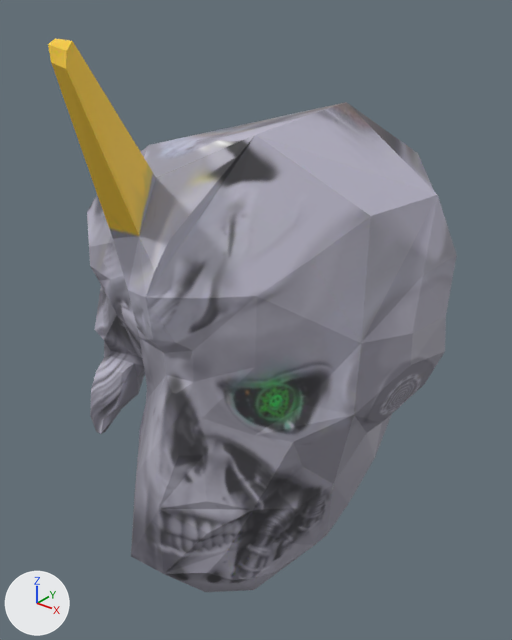
An edit to the glTF model friendlyunicornminator.glb, drawn before and after from the same camera.
One viewpoint serves both versions: a 50 mm lens placed at (3.89, -4.42, 3.4), pointed at (0.15, 0.26, 0.5). The axes (+X, +Y, +Z) are drawn at lower left. The lights are the same throughout. Where no turn or scale is listed for an object, it has been applied to the vertices.

Objects in the first picture: 'friendly'.
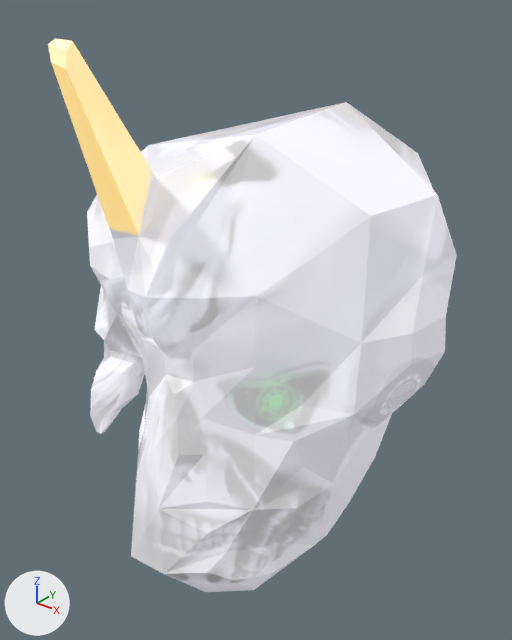
Changed parts and their boxes [x1, y1, x2, y2] in the pictures (512 x 640 px):
'friendly', surface changed, recoloured (grey to white): [48, 39, 457, 592] in both

Edits to the bpy script that builds the scene:
```text
Add mat_material_002:
    mat_material_002 = bpy.data.materials.new('Material.002')
    mat_material_002.use_nodes = True; mat_material_002.node_tree.nodes.clear()
    _N = mat_material_002.node_tree.nodes; _L = mat_material_002.node_tree.links
    n0 = _N.new('ShaderNodeBsdfPrincipled'); n0.name = 'Principled BSDF'
    n0.inputs[2].default_value = 0.0  # 'Roughness'
    n0.inputs[28].default_value = 0.701  # 'Emission Strength'
    n1 = _N.new('ShaderNodeOutputMaterial'); n1.name = 'Material Output'
    n2 = _N.new('ShaderNodeTexImage'); n2.name = 'Image Texture'
    n2.image = img_image_0_dunkler
    _L.new(n0.outputs[0], n1.inputs[0])  # 'BSDF' to 'Surface'
    _L.new(n2.outputs[0], n0.inputs[27])  # 'Color' to 'Emission Color'
Change me_friendly:
    where me_friendly.from_pydata(...)  # 212 vertices, 420 faces; spans x -1.71..1.8, y -1.63..2.06, z -1.89..3.05
    remove me_friendly.materials.append(mat_material_001)  # picture img_image_0_dunkler
    add me_friendly.materials.append(mat_material_002)
```
